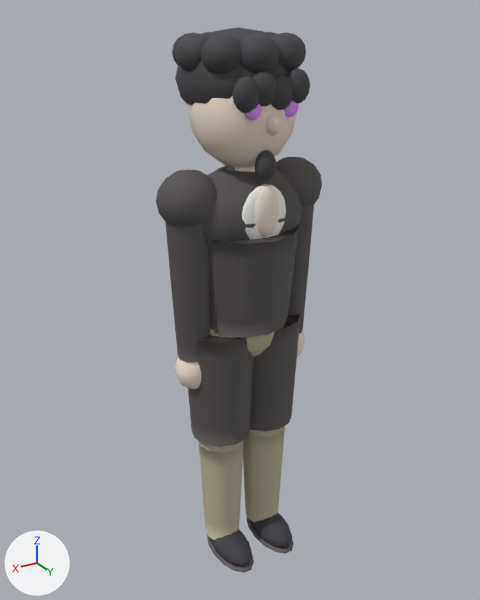
One commit to the glTF model assets/models/kimseongjun_a.glb: the scene before it, then after it.
One viewpoint serves both versions: a 50 mm camera at (1.122, 1.85, 1.967) aimed at (-0.013, -0.041, 1.022). The lights are fixed; the arrows at lower left show +X, +Y and +Z. The older version comes first. Vertices at exactly the same position are counted once.

Names of what the first picture shows: 'Body'.
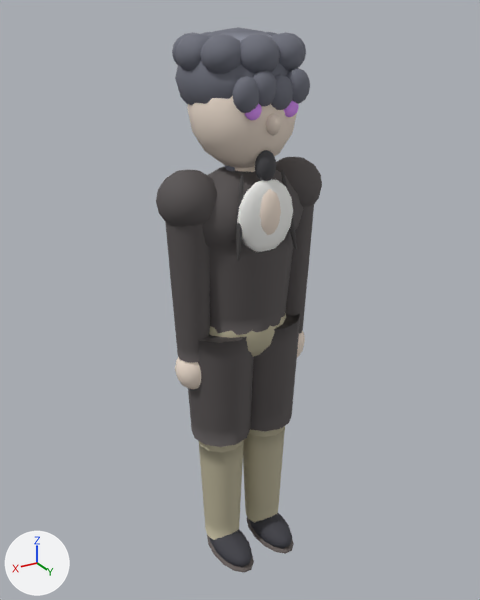
Pixel boxes [x1, y1, x2, y2] of what changed, in the pictures (480 x 600 px; the box of a moved part takes in the faces that stretch with it):
part 1 of me_mesh_0, moved or reshaped: before [208, 184, 299, 338]; after [209, 169, 297, 335]
part 2 of me_mesh_0, recoloured (dark grey to grey): [172, 27, 310, 113] in both

The change in detail:
me_mesh_0 is used by ob_body; location (0.0, 0.0, 0.0).
me_mesh_0 had 4613 vertices, 9026 faces and spanned x -0.3..0.3, y -0.23..0.2, z -0.02..1.93.
me_mesh_0 now has 4757 vertices, 9306 faces and spans x -0.3..0.3, y -0.23..0.2, z -0.02..1.93.
me_mesh_0 part 1: 106 vertices moved from x -0.16..0.16, y -0.19..0.19, z 0.97..1.49 to x -0.16..0.16, y -0.15..0.18, z 0.97..1.49; 142 vertices removed from x -0.08..0.08, y 0.11..0.16, z 1.28..1.48; 286 vertices added at x -0.11..0.11, y 0.11..0.18, z 1.25..1.52.
me_mesh_0 part 2: 2758 kept faces spanning x -0.2..0.21, y -0.23..0.19, z 1.64..1.93 get new vertex colours; the middle colour goes from dark grey #454549 to grey #6e707c.
